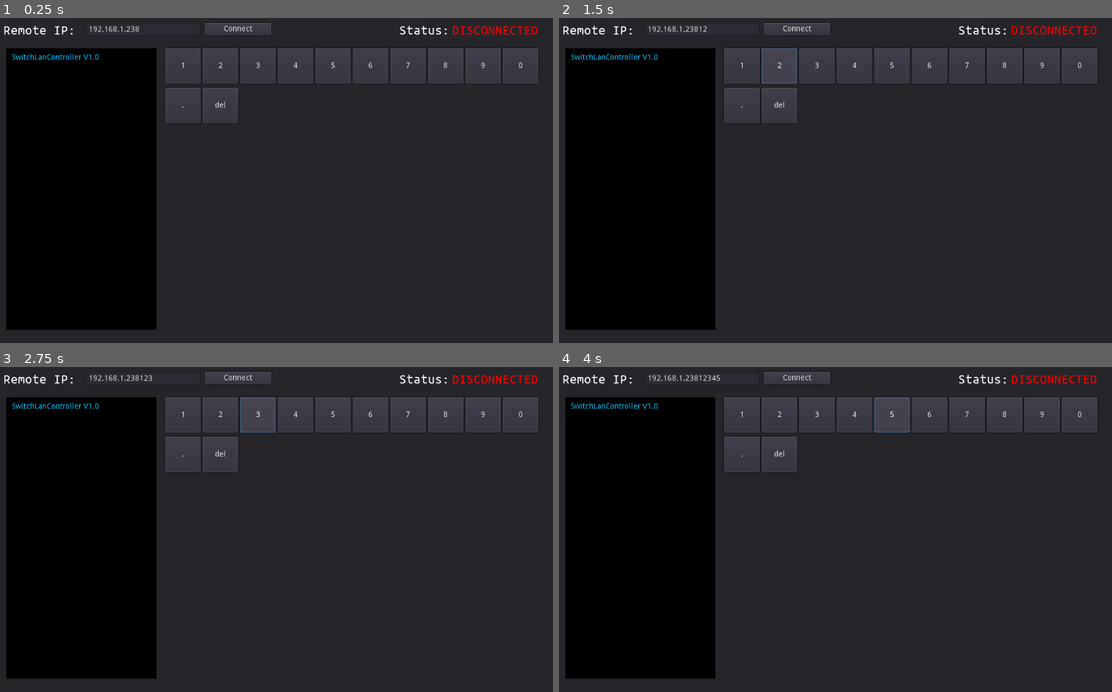
Above: before the commit, frames 1-4 (two rows, left to right).
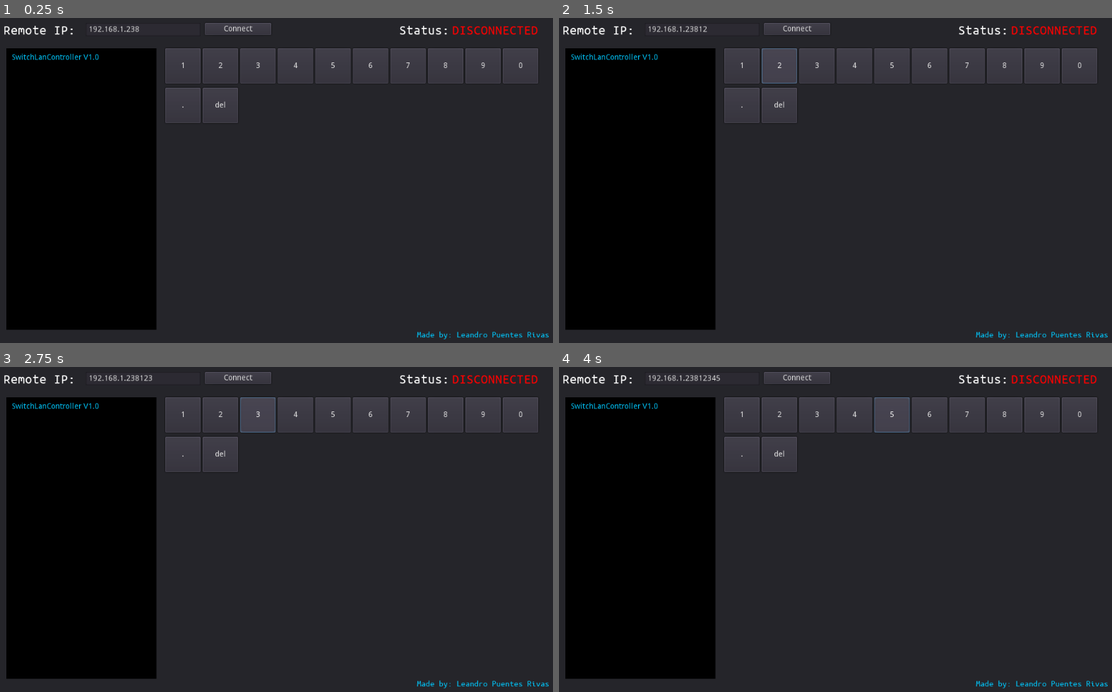
Above: after the commit, the same moments.

Repository: devnull-tech/SwitchLanController-Client
Game: Godot game, scene res://main.tscn
Two runs of this game, one before a commit and one after it. Both use one fixed random seed, a clock stepped at 60 frames per second and the inputs below.
Inputs:
- Up to frame 1 (0.25 s): no input
- Up to frame 2 (1.5 s): click "1" at 0.5 s; click "2" at 1.25 s
- Up to frame 3 (2.75 s): click "3" at 2 s
- Up to frame 4 (4 s): click "4" at 2.75 s; click "5" at 3.5 s

The runs differ from the first frame. In frame 1, 0.2% of the frame differs, in the area x 75-100%, y 96-99%; in frame 2, 0.2%; in frame 3, 0.2%; in frame 4, 0.2%.

Commit message:
Style: Agregar ícono temporal y créditos

Diff:
--- a/main.tscn
+++ b/main.tscn
@@ -17,6 +17,9 @@
 content_margin_top = 10.0
 content_margin_bottom = 10.0
 bg_color = Color( 0, 0, 0, 1 )
+
+[sub_resource type="DynamicFont" id=4]
+font_data = ExtResource( 2 )
 
 [node name="Control" type="Control"]
 anchor_right = 1.0
@@ -175,6 +178,15 @@
 rect_min_size = Vector2( 64, 0 )
 text = "del"
 
+[node name="Label3" type="Label" parent="Panel"]
+margin_left = 776.0
+margin_top = 576.0
+margin_right = 1016.0
+margin_bottom = 593.0
+custom_colors/font_color = Color( 0, 0.788235, 1, 1 )
+custom_fonts/font = SubResource( 4 )
+text = "Made by: Leandro Puentes Rivas"
+
 [connection signal="button_up" from="Panel/connect" to="." method="_on_connect_button_up"]
 [connection signal="button_up" from="Panel/HBoxContainer/1" to="." method="_on_vkeyboard_button_up" binds= [ "1" ]]
 [connection signal="button_up" from="Panel/HBoxContainer/2" to="." method="_on_vkeyboard_button_up" binds= [ "2" ]]
Not shown, changed: export_presets.cfg
Binary file changed: icon.png
Not shown: 1 places in main.tscn that only renumber resources
Not shown, changed: export/SwitchLanController-Client.nro
Not shown, removed: export/SwitchLanController-Client.pck
